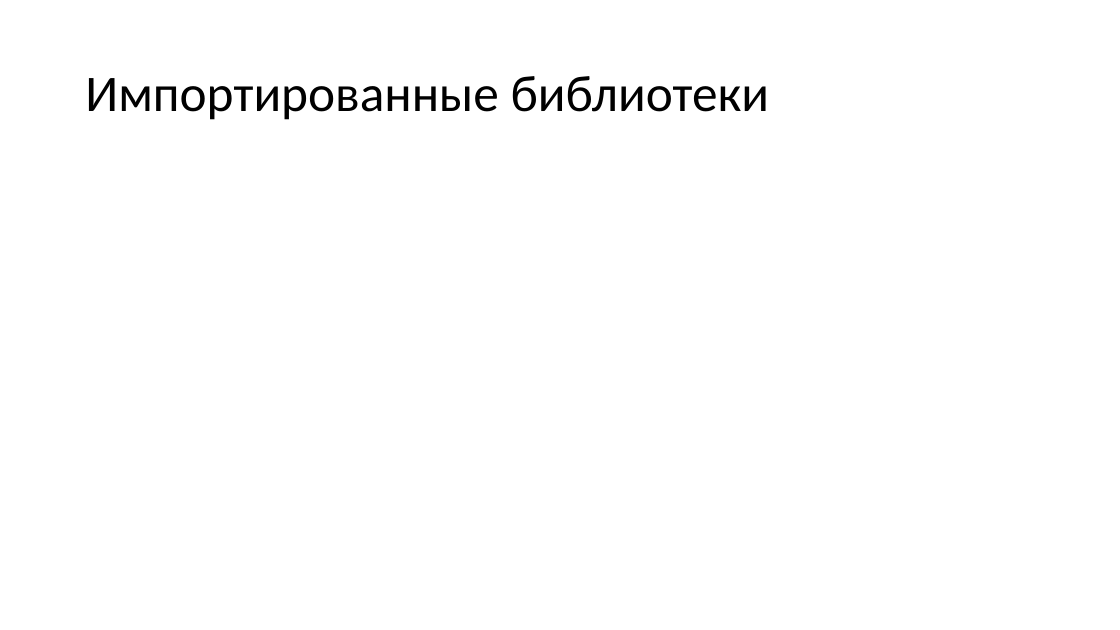
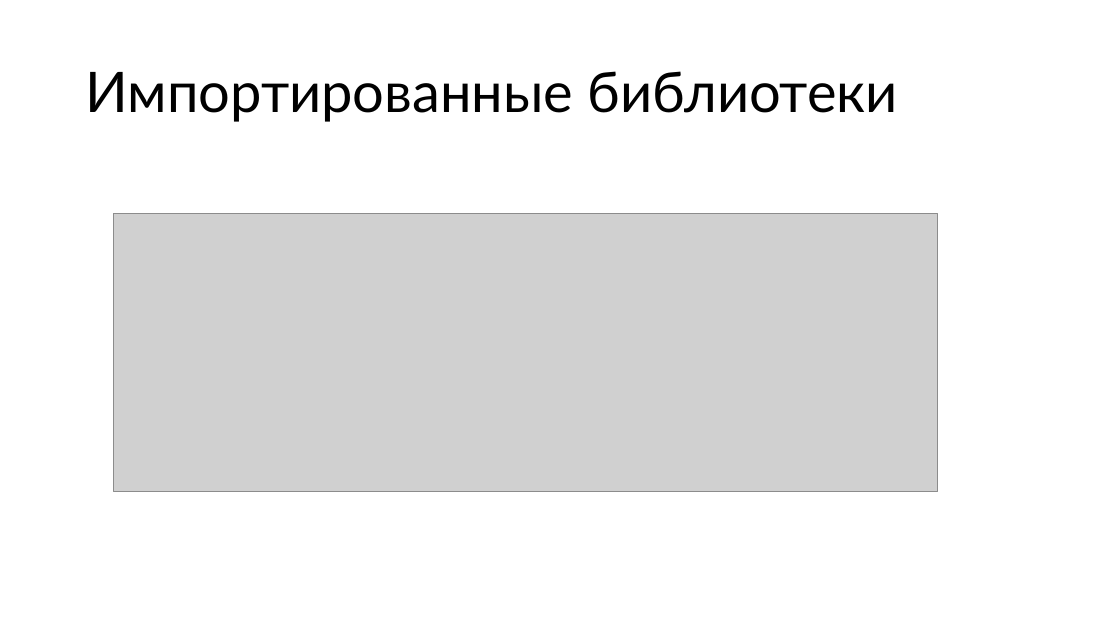
Before and after one commit to Sushcheva/Sea-project, a slide deck: slide 7 of Проект по Яндекс Лицею.pptx (slide 10 before the commit). Drawn at 1120x630 pixels with LibreOffice and Linux fonts; fonts in the diff are those of the drawing; grey boxes stand for pictures; background and template pictures are left out. Boxes give left, top, right and bottom in pixels: in the first picture for what was removed or moved away, otherwise in the second. Text is boxed around its words. In the diff, an @@ line names an element or a change of style, - is before the commit and + after.

```diff
--- a/Проект по Яндекс Лицею.pptx
+++ b/Проект по Яндекс Лицею.pptx
@@ title "Импортированные библиотеки" at <box>85,71,897,122</box>: size 44 to 48 pt, font Calibri to Lato @@
@@ picture added at <box>113,213,938,492</box> @@
```
Also in this commit, not shown: 5 other slides changed, 4 slides added, 7 slides removed, 7 other files.
